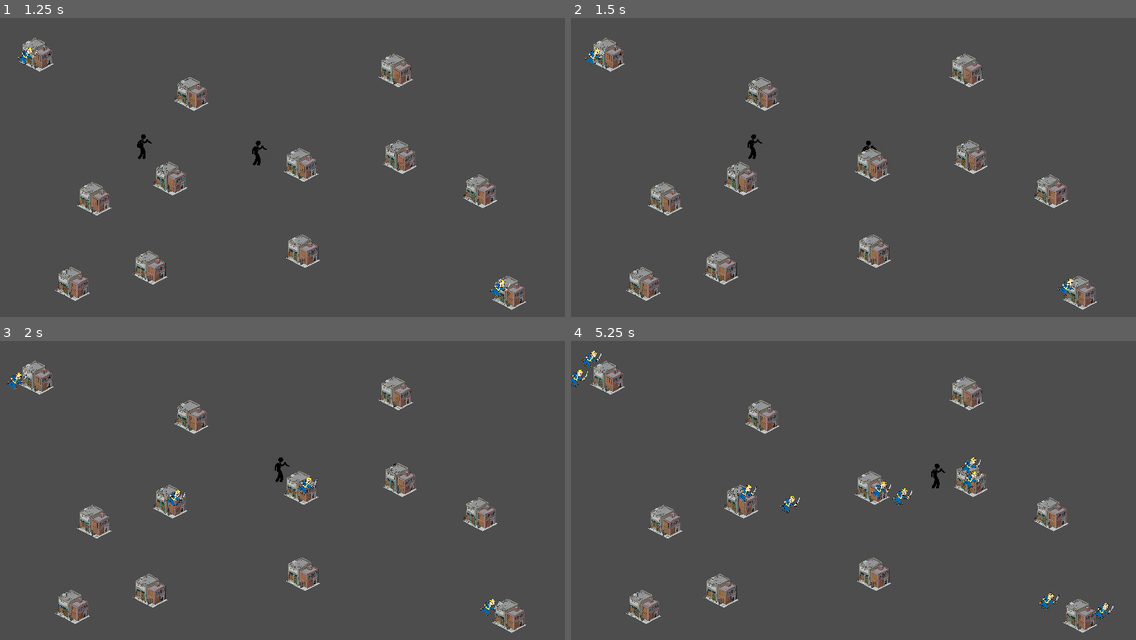
Above: before the commit, frames 1-4 (two rows, left to right).
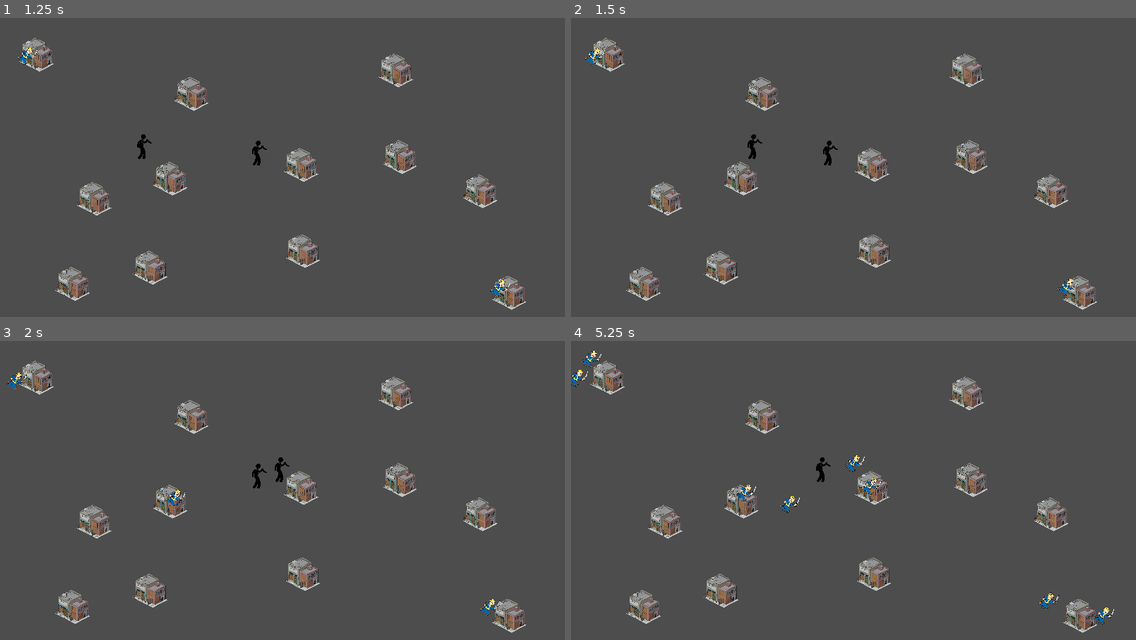
Above: after the commit, the same moments.

Repository: Alfenstein8/createjam
Game: Godot game, scene res://scenes/main_menu.tscn
Same seed, same stepped clock (60 frames per second), same inputs: the game is played once before the commit and once after it.
Inputs:
- Up to frame 1 (1.25 s): click "GANG" at 0.5 s
- Up to frame 2 (1.5 s): hold D (p1_right) from 1.28 s (still down); hold F (p1_follow) from 1.28 s (still down)
- Up to frame 3 (2 s): keep holding D (p1_right); keep holding F (p1_follow); tap T (p1_interact) at 1.55 s
- Up to frame 4 (5.25 s): release D (p1_right) at 2.03 s; release F (p1_follow) at 2.03 s; hold S (p1_down) 2.03-2.78 s; tap T (p1_interact) at 2.1 s; tap R (p1_shoot) at 2.3 s; hold D (p1_right) 2.78-3.53 s; hold R (p1_shoot) 2.78-3.53 s; tap Down (p2_down) at 3.05, 3.6 s; hold W (p1_up) 3.53-4.28 s; tap , (p2_interact) at 3.8 s; hold , (p2_interact) 4.28-5.03 s; hold A (p1_left) from 4.28 s (still down); tap Left (p2_left) at 4.55, 5.1 s

Frame 1 is identical in both runs. In frame 2, 0.1% of the frame differs, in the area x 44-55%, y 41-50%; in frame 3, 0.2%; in frame 4, 0.8%, in the area x 1-97%, y 3-95%.

Commit message:
Added individual player movement and interactions

Diff:
--- a/Scripts/player.gd
+++ b/Scripts/player.gd
@@ -2,6 +2,7 @@
 
 # Speed of the player, pixels moved
 @export var speed = 400
+@export var player_num = 1
 # Random atm, should be changed when variable is known
 var screen_size
 signal hit
@@ -15,21 +16,38 @@
 # Called every frame. 'delta' is the elapsed time since the previous frame.
 func _process(delta):
 	var velocity = Vector2.ZERO # The player's movement vector.
-	if Input.is_action_pressed("p1_right"):
-		velocity.x += 1
-	if Input.is_action_pressed("p1_left"):
-		velocity.x -= 1
-	if Input.is_action_pressed("p1_down"):
-		velocity.y += 1
-	if Input.is_action_pressed("p1_up"):
-		velocity.y -= 1
-	if (Input.is_action_pressed("p1_interact")):
-		if (!buildings_in_range.is_empty()):
-			buildings_in_range[0].buy(self)
-	if (Input.is_action_pressed("p1_follow")):
-		if (!buildings_in_range.is_empty()):
-			buildings_in_range[0].pick_up_gangmembers(self)
-
+	if player_num == 1:
+		if Input.is_action_pressed("p1_right"):
+			velocity.x += 1
+		if Input.is_action_pressed("p1_left"):
+			velocity.x -= 1
+		if Input.is_action_pressed("p1_down"):
+			velocity.y += 1
+		if Input.is_action_pressed("p1_up"):
+			velocity.y -= 1
+		#if Input.is_action_pressed("p1_shoot")
+		if Input.is_action_pressed("p1_interact"):
+			if (!buildings_in_range.is_empty()):
+				buildings_in_range[0].buy(self)
+		if Input.is_action_pressed("p1_follow"):
+			if !buildings_in_range.is_empty():
+				buildings_in_range[0].pick_up_gangmembers(self)
+	if player_num == 2:
+		if Input.is_action_pressed("p2_right"):
+			velocity.x += 1
+		if Input.is_action_pressed("p2_left"):
+			velocity.x -= 1
+		if Input.is_action_pressed("p2_down"):
+			velocity.y += 1
+		if Input.is_action_pressed("p2_up"):
+			velocity.y -= 1
+			#if Input.is_action_pressed("p2_shoot")
+		if Input.is_action_pressed("p2_interact"):
+			if (!buildings_in_range.is_empty()):
+				buildings_in_range[0].buy(self)
+		if Input.is_action_pressed("p2_follow"):
+			if !buildings_in_range.is_empty():
+				buildings_in_range[0].pick_up_gangmembers(self)
 
 	position += velocity * delta * speed
 	position = position.clamp(Vector2.ZERO, screen_size)
--- a/project.godot
+++ b/project.godot
@@ -87,3 +87,8 @@
 "events": [Object(InputEventKey,"resource_local_to_scene":false,"resource_name":"","device":0,"window_id":0,"alt_pressed":false,"shift_pressed":false,"ctrl_pressed":false,"meta_pressed":false,"pressed":false,"keycode":0,"physical_keycode":70,"key_label":0,"unicode":0,"echo":false,"script":null)
 ]
 }
+p2_follow={
+"deadzone": 0.5,
+"events": [Object(InputEventKey,"resource_local_to_scene":false,"resource_name":"","device":0,"window_id":0,"alt_pressed":false,"shift_pressed":false,"ctrl_pressed":false,"meta_pressed":false,"pressed":false,"keycode":0,"physical_keycode":76,"key_label":0,"unicode":0,"echo":false,"script":null)
+]
+}
--- a/scenes/level.tscn
+++ b/scenes/level.tscn
@@ -10,6 +10,7 @@
 
 [node name="Player2" parent="." instance=ExtResource("1_pvbff")]
 position = Vector2(523, 273)
+player_num = 2
 
 [node name="buildings" type="Node2D" parent="."]
 
